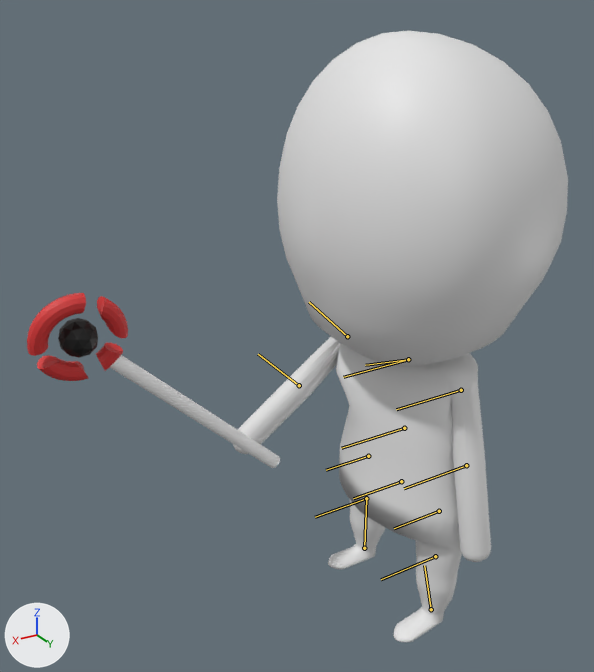
The FBX model 2023_04_TeamProject/Resource/player/Player.fbx, before and after one commit.
Both versions are drawn from a 50 mm camera at (1.57, 1.95, 2.11) aimed at (0.36, -0.08, 1.09). Arrows for +X, +Y and +Z are at lower left; the lights stay in place. Both versions are drawn at frame 10 of the action 'アーマチュア.004|Shot'; the numbers are the values there. The bones that bend it are drawn over the model as lines.

In view in the first picture: '円柱.005', '球.001', '球.002_球.001'.
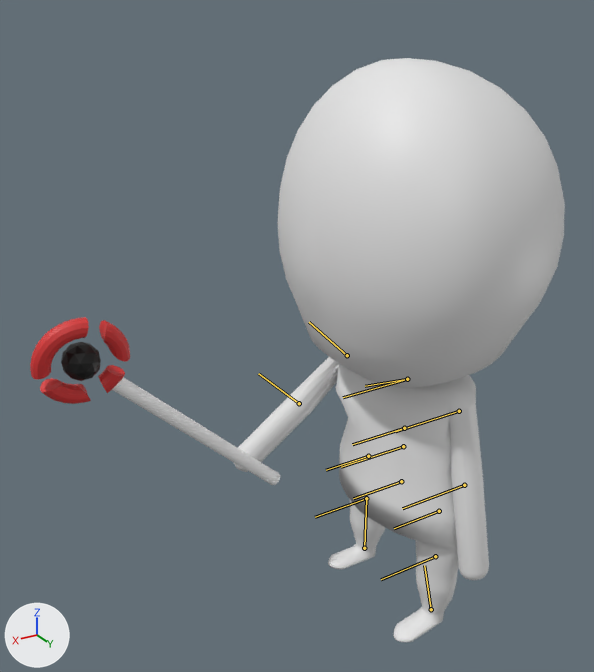
Where the change shows, as pixel boxes [x1, y1, x2, y2] in the pictures (594 x 672 px):
```json
{"object": "球.001", "change": "posed", "before": [277, 31, 568, 366], "after": [278, 58, 565, 388]}
{"object": "円柱.005", "change": "posed", "before": [233, 337, 491, 642], "after": [234, 357, 489, 642], "on screen": "7% shorter"}
{"object": "球.002_球.001", "change": "posed", "before": [27, 293, 280, 468], "after": [30, 317, 280, 485]}
{"bone": "UpBody", "before": "(404, 428) to (341, 448)", "after": "(403, 446) to (341, 467)"}
```

Scene script edits in JSON lines:
```json
{"block": "bone_upbody", "where": "bone_upbody = bpy.data.objects['アーマチュア.004'].pose.bones['UpBody']  # child of 'Master'"}
{"op": "set", "path": "bone_upbody.location", "old": "(0.0, 0.0, 0.0)", "new": "(0.28, 0.0, 0.0)"}
```
